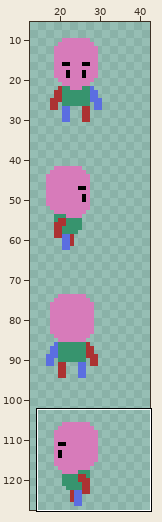
One commit to this pixel-art file: Assets/Sprites/Character/character.aseprite. The picture above shows the old version from afar; the outline marks the close-up.
Close-up. Before the commit:
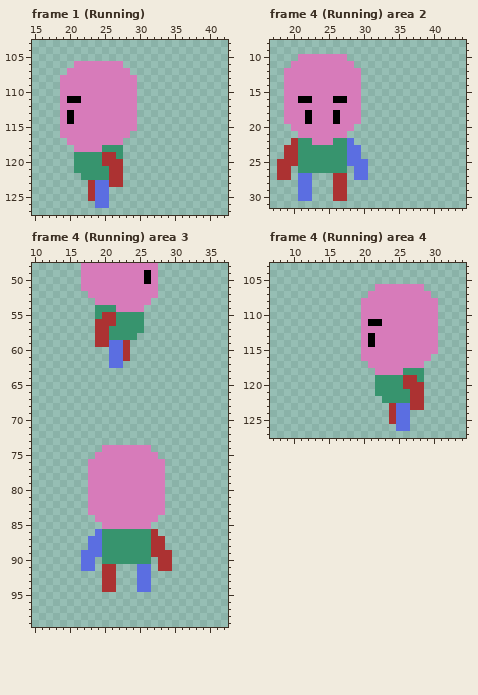
48x128 pixels, 11 frames. Pixels under 10% opacity are left out. Shown: frame 1 (Running): x 15..42, y 103..127; frame 4 (Running) area 2: x 17..44, y 8..31; frame 4 (Running) area 3: x 10..37, y 48..99; frame 4 (Running) area 4: x 7..34, y 103..127. The wide view leaves out empty margins. The commit also changed other frames or places, which this record leaves out.
After the commit:
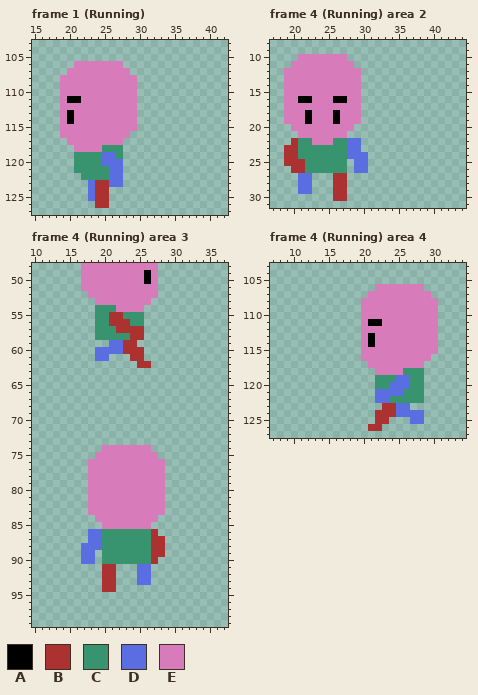
Palette (. is transparent): A #000000  B #ac3232  C #37946e  D #5b6ee1  E #d77bba
Diff:
Frame 1 (Running):
The edit turns colour D into colour B in rows 123 to 126 at x 24 to 25.
The edit turns colour B into colour D in row 119 at x 25 to 26; in row 120 at x 25 to 27; in rows 121 to 122 at x 26 to 27; in row 123 at x 23 and 26 to 27; in rows 124 to 125 at x 23.
Frame 4 (Running) area 2:
There is now colour B in row 26 at x 20.
The edit turns colour C into colour B in rows 25 to 26 at x 21.
There is now colour D in row 22 at x 29; in row 24 at x 30.
Colour B is gone in row 25 at x 18; in rows 26 to 27 at x 18 to 19.
Colour D is gone in row 25 at x 28; in row 27 at x 29 to 30; in row 30 at x 21 to 22.
Frame 4 (Running) area 3:
There is now colour B in row 58 at x 25; in row 59 at x 24; in rows 60 to 61 at x 24 to 25; in row 62 at x 25 to 26; in row 90 at x 27.
The edit turns colour C into colour B in row 55 at x 22; in row 56 at x 22 to 23; in row 57 at x 22 to 25; in row 58 at x 24.
The edit turns colour B into colour C in row 55 at x 20; in rows 56 to 58 at x 19 to 20.
There is now colour D in rows 60 to 61 at x 19 to 20; in row 86 at x 18; in row 88 at x 17.
Colour B is gone in row 59 at x 19 to 20; in row 61 at x 23; in row 89 at x 29; in rows 90 to 91 at x 28 to 29.
Colour D is gone in rows 61 to 62 at x 21 to 22; in row 89 at x 19; in row 91 at x 17 to 18; in row 94 at x 25 to 26.
Frame 4 (Running) area 4:
There is now colour B in row 123 at x 23; in rows 124 to 125 at x 22 to 23; in row 126 at x 21 to 22.
The edit turns colour B into colour C in row 119 at x 27; in rows 120 to 122 at x 27 to 28.
There is now colour D in row 122 at x 22; in rows 124 to 125 at x 27 to 28.
The edit turns colour B into colour D in rows 119 to 120 at x 26.
The edit turns colour C into colour D in row 119 at x 25; in row 120 at x 24 to 25; in row 121 at x 22 to 25; in row 122 at x 23.
Colour B is gone in row 123 at x 27 to 28; in row 125 at x 24.
Colour D is gone in rows 125 to 126 at x 25 to 26.
